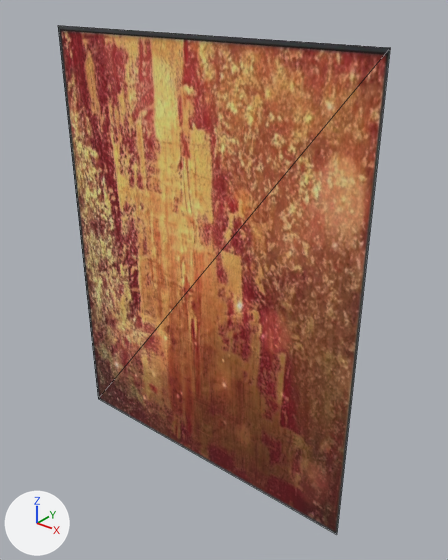
Renders of the glTF model images/ar/0071.glb from each side of a commit.
The view is the same before and after, from a 50 mm camera at (0.811, -0.92, 0.592) aimed at (0.046, 0.036, -0.001). The axes (+X, +Y, +Z) are drawn at lower left. The lights are the same throughout. The first picture is the older version. Mesh edges are drawn as thin lines.
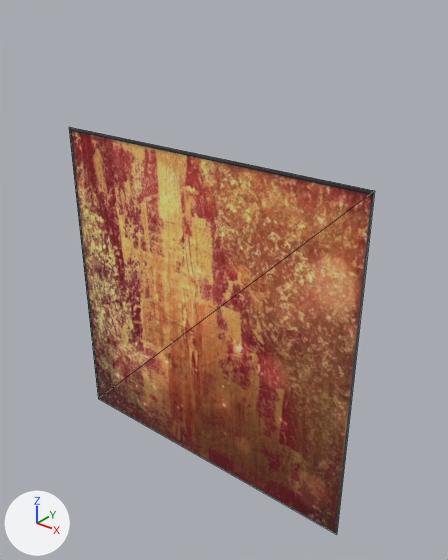
The newer file is also rescaled (x1.28), turned or shifted as a whole; pictures and numbers use the older file's frame.

Changed parts and their boxes (x1, y1, x2, y2) in the pictures (448 x 560 px):
'Mesh_0', reshaped (8% narrower, 20% shorter)
    before: (58, 25, 390, 534)
    after: (69, 127, 375, 534)

The change in detail:
me_mesh_0 is used by ob_mesh_0; location (0.0, 0.0, 0.0).
me_mesh_0 had 4 vertices, 2 faces and spanned x -0.391..0.391, y 0.0, z -0.5..0.5.
me_mesh_0 now has 4 vertices, 2 faces and spans x -0.391..0.391, y 0.0, z -0.5..0.28.
Part 1, on me_mesh_0:
Vertex 0 of me_mesh_0 moves from (-0.391, 0.0, 0.5) at pixel (57, 25) to (-0.391, 0.0, 0.28) at pixel (68, 126).
Vertex 1 of me_mesh_0 moves from (0.391, 0.0, 0.5) at pixel (390, 47) to (0.391, 0.0, 0.28) at pixel (374, 190).
